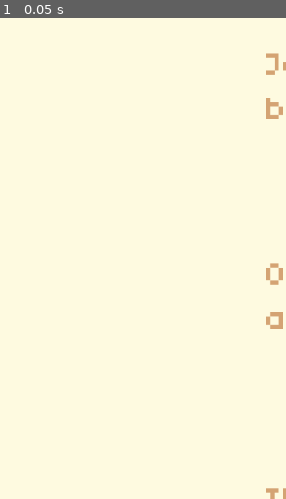
Above: before the commit, frame 1.
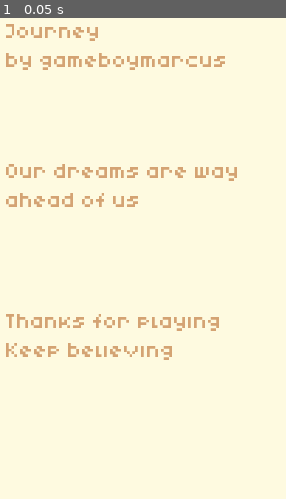
Above: after the commit, the same moment.

Repository: msanatan/Journey
Game: Godot game, scene res://scenes/Main.tscn
Same seed, same stepped clock (60 frames per second), same inputs: the game is played once before the commit and once after it. Before the commit the project has no main scene; this scene is started directly in both runs.
Inputs:
- Up to frame 1 (0.05 s): no input

The runs differ from the first frame. In frame 1, 4.8% of the frame differs, in the area x 2-100%, y 1-100%.

Commit message:
Ensure that the screen scales for smaller sizes

Diff:
--- a/project.godot
+++ b/project.godot
@@ -11,6 +11,7 @@
 [application]
 
 config/name="Journey"
+run/main_scene="res://scenes/Main.tscn"
 config/icon="res://itchio-cover.png"
 
 [display]
@@ -19,6 +20,8 @@
 window/size/height=1280
 window/size/test_width=1280
 window/size/test_height=853
+window/stretch/mode="2d"
+window/stretch/aspect="keep"
 
 [physics]
 
